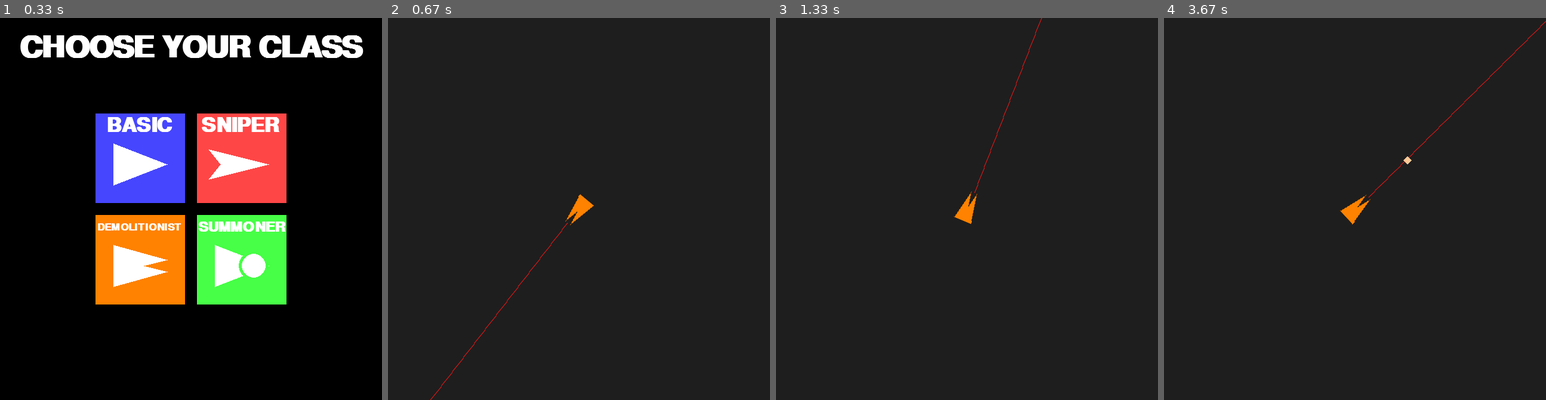
Above: before the commit, frames 1-4 (left to right).
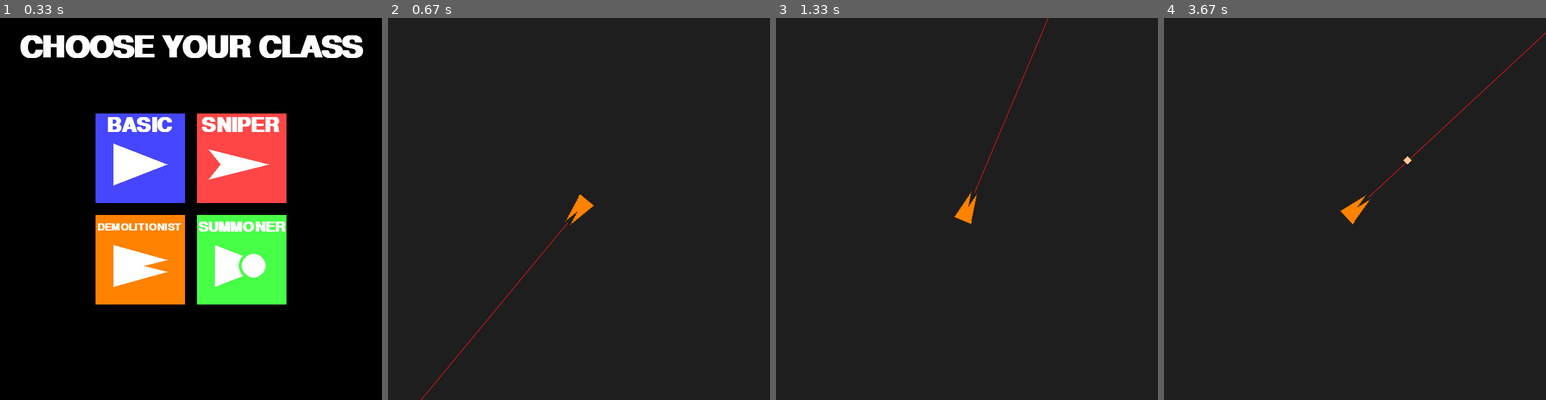
Above: after the commit, the same moments.

Repository: LoR-Cheesed/Python-coder
Game: pygame game, started from Asteroid Tower Defense/Game_Code.py
The game is run twice, just before and just after one commit, with the same random seed, the same clock (stepped at 60 frames per second) and the same inputs.
Inputs (mouse positions are in pixels of both pictures, inside the frame that each line leads up to):
- Up to frame 1 (0.33 s): no input
- Up to frame 2 (0.67 s): click (563, 228) at 0.38 s
- Up to frame 3 (1.33 s): click (875, 212) at 0.72 s; click (1024, 75) at 1.05 s
- Up to frame 4 (3.67 s): click (1362, 79) at 1.38 s; click (1358, 251) at 1.72 s; click (1454, 270) at 2.05 s; click (1454, 174) at 2.38 s; click (1492, 178) at 2.72 s; click (1488, 285) at 3.05 s; click (1370, 193) at 3.38 s

Frame 1 is identical in both runs. In frame 2, 0.4% of the frame differs, in the area x 8-46%, y 55-100%; in frame 3, 0.3%; in frame 4, 0.4%, in the area x 55-100%, y 0-46%.

Commit message:
updated code
yum.

Diff:
--- a/Asteroid Tower Defense/Game_Code.py
+++ b/Asteroid Tower Defense/Game_Code.py
@@ -12,7 +12,7 @@
 from pygame.math import Vector2
 
 # Colors for the game
-basic_color = [70, 70, 255]
+basic_color = (70, 70, 255)
 sniper_color = (255, 70, 70)
 demo_color = (255, 130, 0)
 summon_color = (70, 255, 70)
@@ -41,7 +41,7 @@
     def update(self):
         # Subtract pos vector from mouse pos to get the base,
         # normalize vector and multiply by the desired speed
-        self.vel = (pg.mouse.get_pos() - self.pos).normalize() * 5
+        self.vel = (pg.mouse.get_pos() - self.pos).normalize()
         # Rotate the image
         radius, angle = self.vel.as_polar()
         self.image = pg.transform.rotozoom(self.orig_image, -angle, 1)
@@ -66,7 +66,7 @@
             summon_triangle_3 = pg.draw.circle(self.image, pg.Color(summon_color), (535, 15), 10)
 
         line = pg.draw.line(self.image, pg.Color(170, 30, 30),
-                        (550, 15), (1000, 0), width=2)
+                        (550, 15), (1000, 15), width=2)
     # makes the life system exist
     def life_system(self):
         lives = 3
